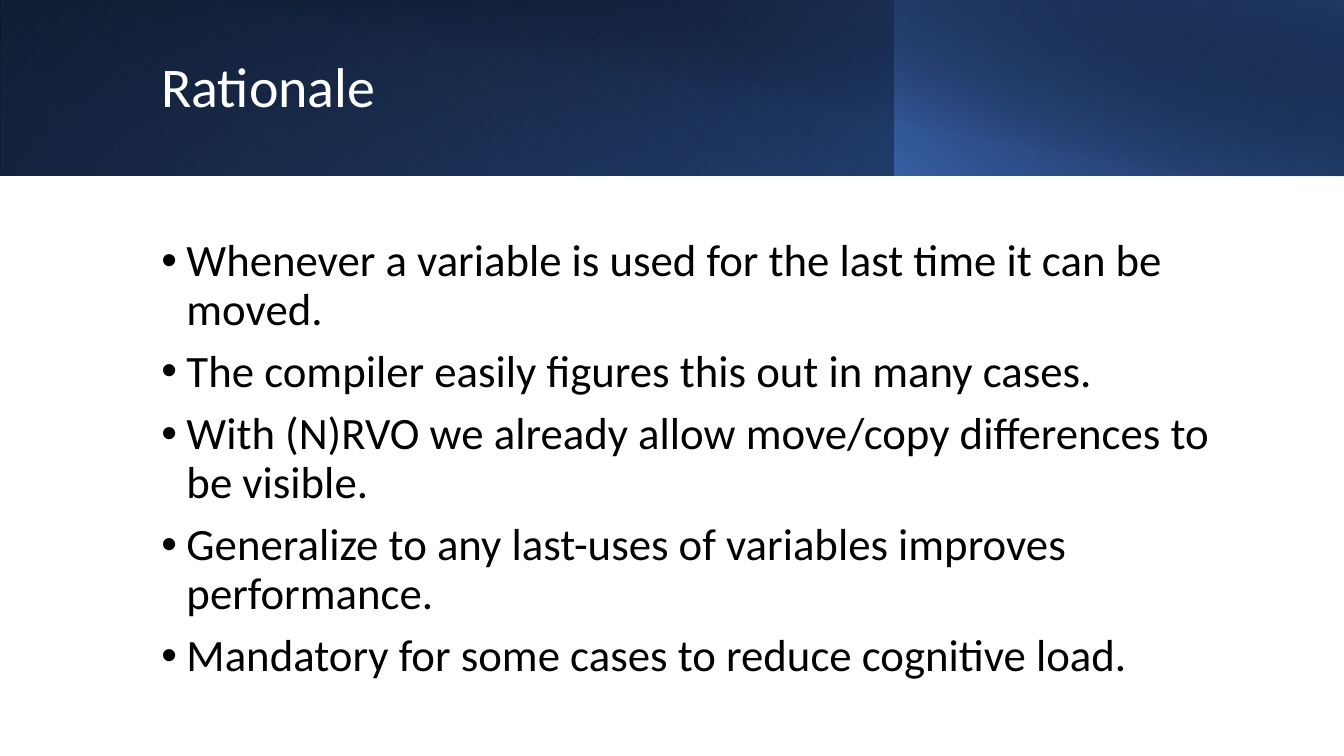
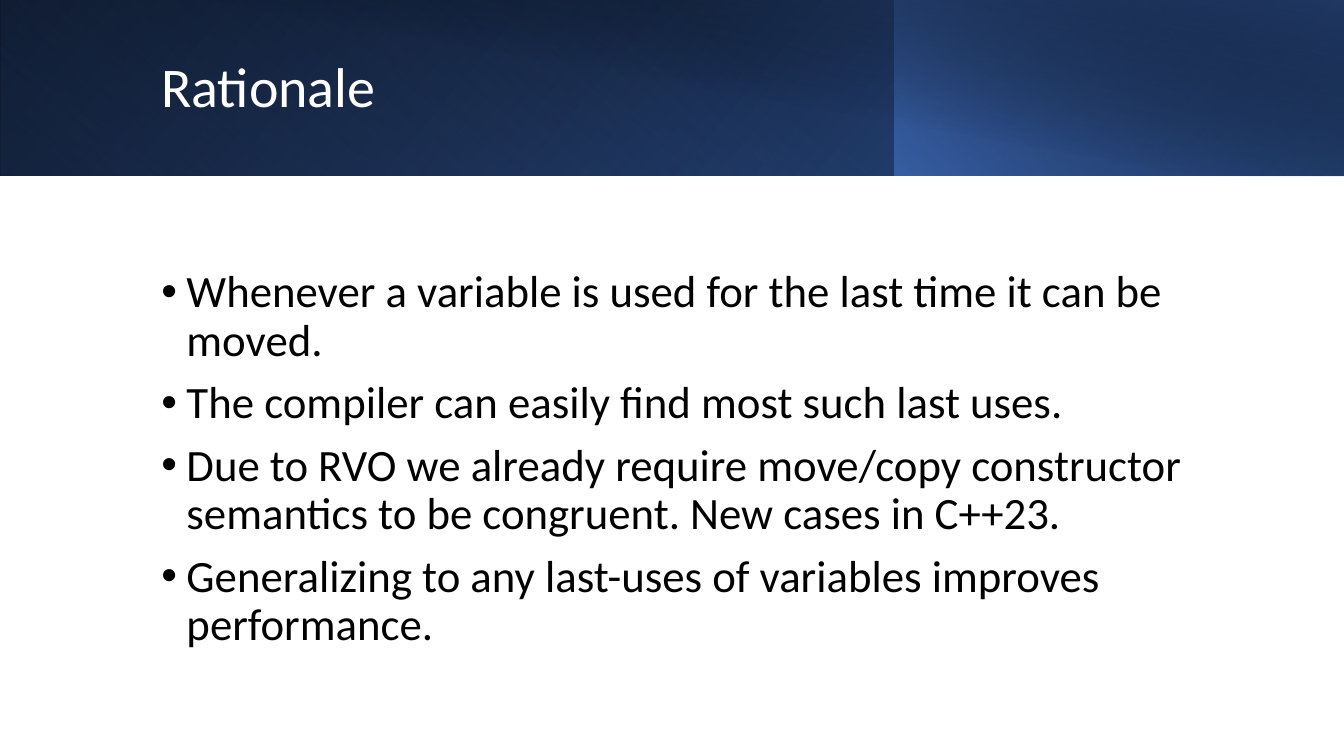
Before and after one commit to BengtGustafsson/isocpp-proposals, a slide deck: slide 4 of P2666-LastUseOptimization/LastUseOptimization.pptx (slide 3 before the commit). Drawn at 1344x756 pixels with LibreOffice and Linux fonts; fonts in the diff are those of the drawing. Boxes give left, top, right and bottom in pixels: in the first picture for what was removed or moved away, otherwise in the second. Text is boxed around its words. In the diff, an @@ line names an element or a change of style, - is before the commit and + after.

```diff
--- a/P2666-LastUseOptimization/LastUseOptimization.pptx
+++ b/P2666-LastUseOptimization/LastUseOptimization.pptx
@@ text at (x1=186, y1=387, x2=1181, y2=648): text changed @@
-• The compiler easily figures this out in many cases.
-• With (N)RVO we already allow move/copy differences to be visible.
-• Generalize to any last-uses of variables improves performance.
-• Mandatory for some cases to reduce cognitive load.
+• The compiler can easily find most such last uses.
+• Due to RVO we already require move/copy constructor semantics to be congruent. New cases in C++23.
+• Generalizing to any last-uses of variables improves performance.
```
Also in this commit, not shown: 5 other slides changed, 4 slides added, 1 slide removed, 17 other files.
